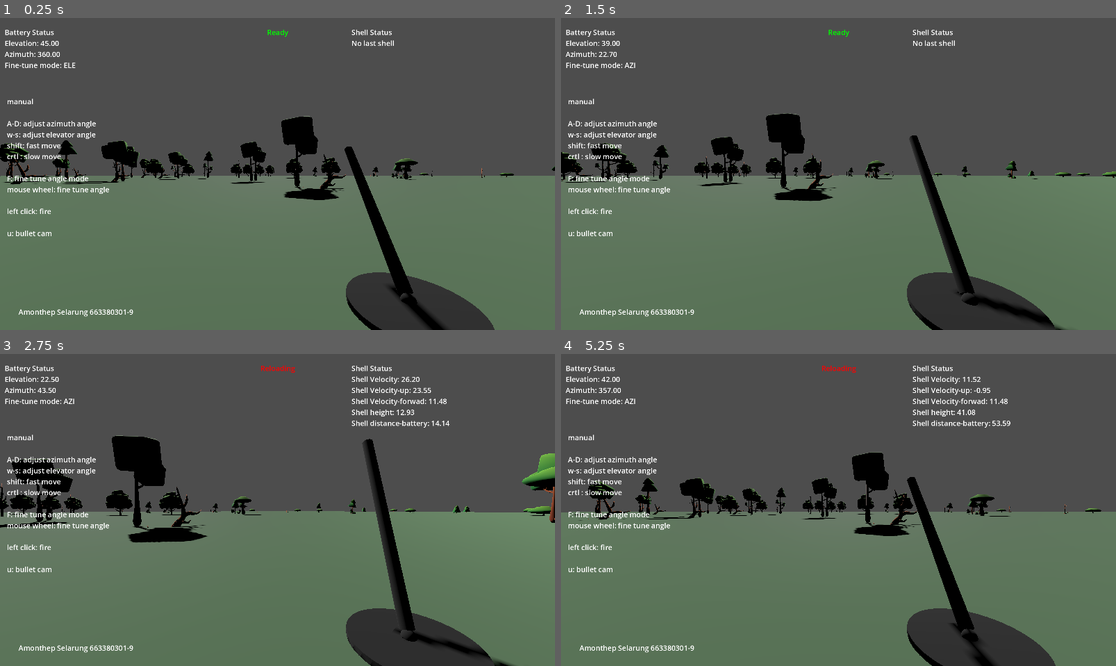
Above: before the commit, frames 1-4 (two rows, left to right).
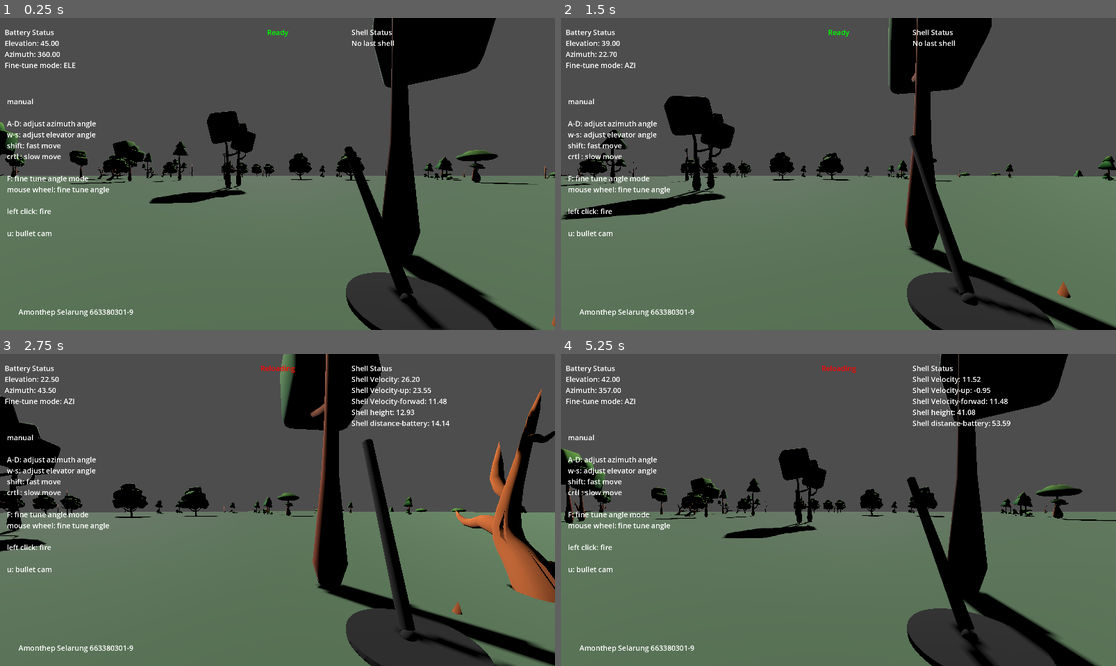
Above: after the commit, the same moments.

Repository: jimmoi/3d_game_team_god_khong_peace
Game: Godot game, scene res://main.tscn
Two runs of this game, one before a commit and one after it. Both use one fixed random seed, a clock stepped at 60 frames per second and the inputs below.
Inputs (mouse positions are in pixels of both pictures, inside the frame that each line leads up to):
- Up to frame 1 (0.25 s): no input
- Up to frame 2 (1.5 s): tap Enter at 0.5 s; move the mouse to (960, 158) at 0.52 s; hold D (right) 0.53-1.28 s; tap F (change_mode) at 0.6 s; tap Mouse wheel down (fine_tune_down) at 0.8, 1.35 s; move the mouse to (727, 189) at 1.27 s; hold S (down) from 1.28 s (still down)
- Up to frame 3 (2.75 s): tap Mouse wheel up (fine_tune_up) at 1.55, 2.1 s; move the mouse to (333, 441) at 2.02 s; release S (down) at 2.03 s; hold D (right) from 2.03 s (still down); click (333, 441) at 2.3 s
- Up to frame 4 (5.25 s): move the mouse to (810, 572) at 2.77 s; release D (right) at 2.78 s; hold W (up) 2.78-3.53 s; click (810, 572) at 2.85 s; tap U (switch_cam) at 3.05 s; move the mouse to (1005, 556) at 3.52 s; hold U (switch_cam) 3.53-4.28 s; hold A (left) 3.53-5.03 s; tap Shift at 3.8, 4.35 s; move the mouse to (672, 463) at 4.27 s; tap Ctrl at 4.55 s; move the mouse to (866, 510) at 5.02 s; hold S (down) from 5.03 s (still down); hold Ctrl from 5.03 s (still down)

The runs differ from the first frame. In frame 1, 13% of the frame differs, in the area x 0-100%, y 0-100%; in frame 2, 13%; in frame 3, 18%; in frame 4, 14%.

Commit message:
separate gun from main scene

Diff:
--- a/explosion.tscn
+++ b/explosion.tscn
@@ -7,38 +7,50 @@
 tracks/0/type = "value"
 tracks/0/imported = false
 tracks/0/enabled = true
-tracks/0/path = NodePath("pressure:scale")
+tracks/0/path = NodePath("pressure/MeshInstance3D:mesh:material:albedo_color")
 tracks/0/interp = 1
 tracks/0/loop_wrap = true
 tracks/0/keys = {
 "times": PackedFloat32Array(0),
 "transitions": PackedFloat32Array(1),
 "update": 0,
-"values": [Vector3(1, 1, 1)]
+"values": [Color(1, 0.596078, 0.156863, 0.498039)]
 }
 tracks/1/type = "value"
 tracks/1/imported = false
 tracks/1/enabled = true
-tracks/1/path = NodePath("pressure/MeshInstance3D:mesh:material:albedo_color")
+tracks/1/path = NodePath("pressure/MeshInstance3D2:mesh:material:albedo_color")
 tracks/1/interp = 1
 tracks/1/loop_wrap = true
 tracks/1/keys = {
 "times": PackedFloat32Array(0),
 "transitions": PackedFloat32Array(1),
 "update": 0,
-"values": [Color(1, 0.596078, 0.156863, 0.498039)]
+"values": [Color(0.513577, 0.513577, 0.513577, 0.0745098)]
 }
 tracks/2/type = "value"
 tracks/2/imported = false
 tracks/2/enabled = true
-tracks/2/path = NodePath("pressure/MeshInstance3D2:mesh:material:albedo_color")
+tracks/2/path = NodePath("pressure/MeshInstance3D:scale")
 tracks/2/interp = 1
 tracks/2/loop_wrap = true
 tracks/2/keys = {
 "times": PackedFloat32Array(0),
 "transitions": PackedFloat32Array(1),
 "update": 0,
-"values": [Color(0.513577, 0.513577, 0.513577, 0.0745098)]
+"values": [Vector3(1, 1, 1)]
+}
+tracks/3/type = "value"
+tracks/3/imported = false
+tracks/3/enabled = true
+tracks/3/path = NodePath("pressure/MeshInstance3D2:scale")
+tracks/3/interp = 1
+tracks/3/loop_wrap = true
+tracks/3/keys = {
+"times": PackedFloat32Array(0),
+"transitions": PackedFloat32Array(1),
+"update": 0,
+"values": [Vector3(1, 1, 1)]
 }
 
 [sub_resource type="Animation" id="Animation_7rj46"]
@@ -47,38 +59,50 @@
 tracks/0/type = "value"
 tracks/0/imported = false
 tracks/0/enabled = true
-tracks/0/path = NodePath("pressure:scale")
+tracks/0/path = NodePath("pressure/MeshInstance3D:mesh:material:albedo_color")
 tracks/0/interp = 1
 tracks/0/loop_wrap = true
 tracks/0/keys = {
-"times": PackedFloat32Array(0, 0.14),
-"transitions": PackedFloat32Array(1, 1),
-"update": 0,
-"values": [Vector3(1, 1, 1), Vector3(300, 300, 300)]
-}
-tracks/1/type = "value"
-tracks/1/imported = false
-tracks/1/enabled = true
-tracks/1/path = NodePath("pressure/MeshInstance3D:mesh:material:albedo_color")
-tracks/1/interp = 1
-tracks/1/loop_wrap = true
-tracks/1/keys = {
 "times": PackedFloat32Array(0.23, 2.55, 5),
 "transitions": PackedFloat32Array(1, 1, 1),
 "update": 0,
 "values": [Color(1, 0.596078, 0.156863, 0.498039), Color(1, 0.596078, 0.156863, 0.0392157), Color(1, 0.596078, 0.156863, 0)]
 }
+tracks/1/type = "value"
+tracks/1/imported = false
+tracks/1/enabled = true
+tracks/1/path = NodePath("pressure/MeshInstance3D2:mesh:material:albedo_color")
+tracks/1/interp = 1
+tracks/1/loop_wrap = true
+tracks/1/keys = {
+"times": PackedFloat32Array(0.23, 5),
+"transitions": PackedFloat32Array(1, 1),
+"update": 0,
+"values": [Color(1, 1, 1, 0.290196), Color(0.513726, 0.513726, 0.513726, 0)]
+}
 tracks/2/type = "value"
 tracks/2/imported = false
 tracks/2/enabled = true
-tracks/2/path = NodePath("pressure/MeshInstance3D2:mesh:material:albedo_color")
+tracks/2/path = NodePath("pressure/MeshInstance3D:scale")
 tracks/2/interp = 1
 tracks/2/loop_wrap = true
 tracks/2/keys = {
-"times": PackedFloat32Array(0.23, 5),
+"times": PackedFloat32Array(0, 0.134615),
 "transitions": PackedFloat32Array(1, 1),
 "update": 0,
-"values": [Color(0.513577, 0.513577, 0.513577, 0.0745098), Color(0.513726, 0.513726, 0.513726, 0)]
+"values": [Vector3(0.01, 0.01, 0.01), Vector3(2, 2, 2)]
+}
+tracks/3/type = "value"
+tracks/3/imported = false
+tracks/3/enabled = true
+tracks/3/path = NodePath("pressure/MeshInstance3D2:scale")
+tracks/3/interp = 1
+tracks/3/loop_wrap = true
+tracks/3/keys = {
+"times": PackedFloat32Array(0, 0.134615),
+"transitions": PackedFloat32Array(1, 1),
+"update": 0,
+"values": [Vector3(0.01, 0.01, 0.01), Vector3(5, 5, 5)]
 }
 
 [sub_resource type="AnimationLibrary" id="AnimationLibrary_vxas0"]
@@ -114,6 +138,7 @@
 }
 
 [node name="pressure" type="Node3D" parent="."]
+transform = Transform3D(300, 0, 0, 0, 300, 0, 0, 0, 300, 0, 0, 0)
 
 [node name="MeshInstance3D" type="MeshInstance3D" parent="pressure"]
 mesh = SubResource("SphereMesh_m5xho")
--- /dev/null
+++ b/gun.gd
@@ -0,0 +1,125 @@
+extends Node3D
+
+@export var default_rotation_speed = 30.0 # Use floating point for speed
+@export var min_barrel_angle = -60 # Example: Minimum angle (horizontal)
+@export var max_barrel_angle = -5 # Example: Maximum angle (vertical)
+@export var initial_barrel_angle = -45
+@export var bullet_trajectory = preload("res://trajectory.tscn")
+var explosion_effect = preload("res://explosion.tscn")
+@export var bullet_speed = 10 # m/s
+
+
+var mortar_barrel
+var mortar_muzzle
+var mortar_status = true # True is ready, False is reloading
+var rotation_speed: float
+enum fine_tune_mode {ELE, AZI}
+var current_fine_tune_mode = fine_tune_mode["ELE"]
+var mortar_barrel_length: float
+
+var last_track
+var main_cam
+var shell_cam
+
+signal fire(trajectory_obj)
+
+func _ready() -> void:
+	mortar_barrel = $mesh/body
+	mortar_muzzle = $mesh/body/mesh_muzzle
+	mortar_barrel.rotation.x = deg_to_rad(initial_barrel_angle)
+	mortar_barrel_length = mortar_barrel.get_node("mesh_barrel").mesh.height
+	main_cam = $Camera3D
+
+func _physics_process(delta: float) -> void:
+	mortar_movement(delta)
+	mortar_movement_fine()
+	mortar_barrel.rotation.x = deg_to_rad(clamp(rad_to_deg(mortar_barrel.rotation.x), min_barrel_angle, max_barrel_angle))
+	show_text()
+	fire_trajectory()
+	switch_shell_camera()
+
+func mortar_movement(delta):
+	rotation_speed = default_rotation_speed
+	if Input.is_key_pressed(KEY_SHIFT):
+		rotation_speed *= 2.0
+
+	if Input.is_key_pressed(KEY_CTRL):
+		rotation_speed *= 0.5
+
+	# --- Mortar Base Rotation (Yaw) ---
+	var delta_rotation = rotation_speed * delta
+
+	if Input.is_action_pressed("left"):
+		rotate_y(deg_to_rad(delta_rotation))
+	elif Input.is_action_pressed("right"):
+		rotate_y(deg_to_rad(-delta_rotation))
+
+	# --- Mortar Barrel Rotation (Pitch) ---
+	var barrel_rotation_amount = 0.0
+
+	if Input.is_action_pressed("up"):
+		mortar_barrel.rotate_x(deg_to_rad(-delta_rotation))
+	elif Input.is_action_pressed("down"):
+		mortar_barrel.rotate_x(deg_to_rad(delta_rotation))
+
+
+func mortar_movement_fine():
+	if Input.is_action_just_pressed("change_mode"):
+		current_fine_tune_mode = (current_fine_tune_mode+1)%len(fine_tune_mode)
+
+	match current_fine_tune_mode:
+		fine_tune_mode.AZI:
+			if Input.is_action_just_pressed("fine_tune_up"):
+				rotate_y(deg_to_rad(0.1))
+			elif Input.is_action_just_pressed("fine_tune_down"):
+				rotate_y(deg_to_rad(-0.1))
+		fine_tune_mode.ELE:
+			if Input.is_action_just_pressed("fine_tune_up"):
+				mortar_barrel.rotate_x(deg_to_rad(-0.1))
+			elif Input.is_action_just_pressed("fine_tune_down"):
+				mortar_barrel.rotate_x(deg_to_rad(0.1))
+
+func show_text():
+	var azimuth = rad_to_deg(rotation.y)
+	var elevation = -rad_to_deg(mortar_barrel.rotation.x)
+	$ui/motar_property.text = "Battery Status\n" +\
+	"Elevation: %.2f\n" % elevation +\
+	"Azimuth: %.2f\n" % (-azimuth if -azimuth > 0 else 360-azimuth) +\
+	"Fine-tune mode: %s\n" % fine_tune_mode.keys()[current_fine_tune_mode]
+	#################################
+	if mortar_status:
+		$ui/mortar_status.self_modulate = Color.GREEN
+		$ui/mortar_status.text = "Ready"
+	else:
+		$ui/mortar_status.self_modulate = Color.RED
+		$ui/mortar_status.text = "Reloading"
+	#################################
+	if last_track != null:
+		$ui/shell_status.text = "Shell Status\n" +\
+		"Shell Velocity: %.2f\n" % last_track.linear_velocity.length() +\
+		"Shell Velocity-up: %.2f\n" % last_track.linear_velocity.y +\
+		"Shell Velocity-forwad: %.2f\n" % sqrt(last_track.linear_velocity.x**2 + last_track.linear_velocity.z**2) +\
+		"Shell height: %.2f\n" % last_track.global_position.y +\
+		"Shell distance-battery: %.2f\n" % (last_track.global_position - global_position).length()
+	else:
+		$ui/shell_status.text = "Shell Status\n" +\
+		"No last shell"
+
+func fire_trajectory():
+	if Input.is_action_just_pressed("fire") and mortar_status:
+		$sfx/fire.play()
+		var bullet_obj = bullet_trajectory.instantiate()
+		last_track = bullet_obj
+		fire.emit(bullet_obj, mortar_muzzle, bullet_speed)
+		mortar_status = false
+		$reload_cool_down.start()
+
+func switch_shell_camera():
+	if (last_track != null) and Input.is_action_pressed("switch_cam"):
+		shell_cam = last_track.get_node("camera")
+		shell_cam.make_current()
+	else:
+		main_cam.make_current()
+
+func _on_reload_cool_down_timeout() -> void:
+	mortar_status = true
--- /dev/null
+++ b/gun.tscn
@@ -0,0 +1,144 @@
+[gd_scene load_steps=8 format=3 uid="uid://dp3f61ycbc01a"]
+
+[ext_resource type="AudioStream" uid="uid://w27jdrs0dwtf" path="res://sound/powerful-cannon-shot.mp3" id="1_dk5gl"]
+[ext_resource type="Script" uid="uid://qaybsva0k5he" path="res://gun.gd" id="1_kw0bs"]
+
+[sub_resource type="StandardMaterial3D" id="StandardMaterial3D_0xm2m"]
+albedo_color = Color(0.180933, 0.180933, 0.180933, 1)
+
+[sub_resource type="CylinderMesh" id="CylinderMesh_8iju2"]
+material = SubResource("StandardMaterial3D_0xm2m")
+custom_aabb = AABB(0, 0, 0, 11.92, 0, 0)
+top_radius = 0.06
+bottom_radius = 0.06
+
+[sub_resource type="SphereMesh" id="SphereMesh_7vd5q"]
+material = SubResource("StandardMaterial3D_0xm2m")
+radius = 0.06
+height = 0.12
+
+[sub_resource type="CylinderMesh" id="CylinderMesh_pr6yj"]
+material = SubResource("StandardMaterial3D_0xm2m")
+height = 0.1
+
+[sub_resource type="Theme" id="Theme_8iju2"]
+default_font_size = 25
+
+[node name="gun" type="Node3D"]
+script = ExtResource("1_kw0bs")
+metadata/_edit_group_ = true
+
+[node name="Camera3D" type="Camera3D" parent="."]
+transform = Transform3D(1, 0, 0, 0, 1, 0, 0, 0, 1, -1.1061, 1.12092, 1.71298)
+
+[node name="mesh" type="Node3D" parent="."]
+
+[node name="body" type="Node3D" parent="mesh"]
+transform = Transform3D(1, 0, 0, 0, 1, 0, 0, 0, 1, 0, 0.0492664, 0)
+
+[node name="mesh_barrel" type="MeshInstance3D" parent="mesh/body"]
+transform = Transform3D(1, 0, 0, 0, 1, 0, 0, 0, 1, 0, 1.05826, 0)
+mesh = SubResource("CylinderMesh_8iju2")
+skeleton = NodePath("")
+
+[node name="mesh_joint" type="MeshInstance3D" parent="mesh/body"]
+transform = Transform3D(1, 0, 0, 0, 1, 0, 0, 0, 1, 0, 0.00342095, 0)
+mesh = SubResource("SphereMesh_7vd5q")
+
+[node name="mesh_muzzle" type="MeshInstance3D" parent="mesh/body"]
+transform = Transform3D(1, 0, 0, 0, 1, 0, 0, 0, 1, 0.00161278, 2.1708, -0.00156558)
+visible = false
+mesh = SubResource("SphereMesh_7vd5q")
+skeleton = NodePath("../mesh_joint")
+
+[node name="mesh_base" type="MeshInstance3D" parent="mesh"]
+mesh = SubResource("CylinderMesh_pr6yj")
+
+[node name="reload_cool_down" type="Timer" parent="."]
+wait_time = 3.5
+one_shot = true
+
+[node name="sfx" type="Node" parent="."]
+
+[node name="fire" type="AudioStreamPlayer" parent="sfx"]
+stream = ExtResource("1_dk5gl")
+
+[node name="ui" type="Control" parent="."]
+layout_mode = 3
+anchors_preset = 15
+anchor_right = 1.0
+anchor_bottom = 1.0
+grow_horizontal = 2
+grow_vertical = 2
+size_flags_horizontal = 4
+size_flags_vertical = 4
+theme = SubResource("Theme_8iju2")
+
+[node name="motar_property" type="Label" parent="ui"]
+layout_mode = 1
+offset_left = 16.0
+offset_top = 32.0
+offset_right = 153.0
+offset_bottom = 101.0
+text = "ABC"
+
+[node name="mortar_status" type="Label" parent="ui"]
+layout_mode = 1
+anchors_preset = 5
+anchor_left = 0.5
+anchor_right = 0.5
+offset_left = -24.0
+offset_top = 32.0
+offset_right = 25.0
+offset_bottom = 67.0
+grow_horizontal = 2
+text = "ABC"
+
+[node name="shell_status" type="Label" parent="ui"]
+layout_mode = 1
+anchors_preset = 1
+anchor_left = 1.0
+anchor_right = 1.0
+offset_left = -704.0
+offset_top = 32.0
+offset_right = -16.0
+offset_bottom = 192.0
+grow_horizontal = 0
+text = "ABC"
+
+[node name="Label" type="Label" parent="ui"]
+layout_mode = 0
+offset_left = 64.0
+offset_top = 1000.0
+offset_right = 113.0
+offset_bottom = 1035.0
+text = "Amonthep Selarung 663380301-9"
+
+[node name="manual" type="Label" parent="ui"]
+layout_mode = 1
+anchors_preset = 8
+anchor_left = 0.5
+anchor_top = 0.5
+anchor_right = 0.5
+anchor_bottom = 0.5
+offset_left = -936.0
+offset_top = -268.0
+offset_right = -498.0
+offset_bottom = 299.0
+grow_horizontal = 2
+grow_vertical = 2
+text = "manual
+
+A-D: adjust azimuth angle
+w-s: adjust elevator angle
+shift: fast move
+crtl : slow move
+
+F: fine tune angle mode
+mouse wheel: fine tune angle
+
+left click: fire
+
+u: bullet cam"
+
+[connection signal="timeout" from="reload_cool_down" to="." method="_on_reload_cool_down_timeout"]
--- a/main.gd
+++ b/main.gd
@@ -1,134 +1,25 @@
 extends Node3D
 
-@export var default_rotation_speed = 30.0 # Use floating point for speed
-@export var min_barrel_angle = -60 # Example: Minimum angle (horizontal)
-@export var max_barrel_angle = -5 # Example: Maximum angle (vertical)
-@export var initial_barrel_angle = -45
-@export var bullet_trajectory = preload("res://trajectory.tscn")
-var explosion_effect = preload("res://explosion.tscn")
-@export var bullet_speed = 10 # m/s
 
-var mortar
-var mortar_barrel
-var mortar_muzzle
-var mortar_status = true # True is ready, False is reloading
-var rotation_speed: float
-enum fine_tune_mode {ELE, AZI}
-var current_fine_tune_mode = fine_tune_mode["ELE"]
-var mortar_barrel_length: float
-
-var last_track
-var main_cam
-var shell_cam
-
+# Called when the node enters the scene tree for the first time.
 func _ready() -> void:
-	mortar = $motar
-	mortar_barrel = $motar/mesh/body
-	mortar_muzzle = $motar/mesh/body/mesh_muzzle
-	mortar_barrel.rotation.x = deg_to_rad(initial_barrel_angle)
-	mortar_barrel_length = mortar_barrel.get_node("mesh_barrel").mesh.height
-	main_cam = $motar/Camera3D
-
-func _physics_process(delta: float) -> void:
-	mortar_movement(delta)
-	mortar_movement_fine()
-	mortar_barrel.rotation.x = deg_to_rad(clamp(rad_to_deg(mortar_barrel.rotation.x), min_barrel_angle, max_barrel_angle))
-	show_text()
-	fire_trajectory()
-	switch_shell_camera()
-
-func mortar_movement(delta):
-	rotation_speed = default_rotation_speed
-	if Input.is_key_pressed(KEY_SHIFT):
-		rotation_speed *= 2.0
-
-	if Input.is_key_pressed(KEY_CTRL):
-		rotation_speed *= 0.5
-
-	# --- Mortar Base Rotation (Yaw) ---
-	var delta_rotation = rotation_speed * delta
-
-	if Input.is_action_pressed("left"):
-		mortar.rotate_y(deg_to_rad(delta_rotation))
-	elif Input.is_action_pressed("right"):
-		mortar.rotate_y(deg_to_rad(-delta_rotation))
-
-	# --- Mortar Barrel Rotation (Pitch) ---
-	var barrel_rotation_amount = 0.0
-
-	if Input.is_action_pressed("up"):
-		mortar_barrel.rotate_x(deg_to_rad(-delta_rotation))
-	elif Input.is_action_pressed("down"):
-		mortar_barrel.rotate_x(deg_to_rad(delta_rotation))
+	pass # Replace with function body.
 
 
-func mortar_movement_fine():
-	if Input.is_action_just_pressed("change_mode"):
-		current_fine_tune_mode = (current_fine_tune_mode+1)%len(fine_tune_mode)
+# Called every frame. 'delta' is the elapsed time since the previous frame.
+func _process(delta: float) -> void:
+	pass
 
-	match current_fine_tune_mode:
-		fine_tune_mode.AZI:
-			if Input.is_action_just_pressed("fine_tune_up"):
-				mortar.rotate_y(deg_to_rad(0.1))
-			elif Input.is_action_just_pressed("fine_tune_down"):
-				mortar.rotate_y(deg_to_rad(-0.1))
-		fine_tune_mode.ELE:
-			if Input.is_action_just_pressed("fine_tune_up"):
-				mortar_barrel.rotate_x(deg_to_rad(-0.1))
-			elif Input.is_action_just_pressed("fine_tune_down"):
-				mortar_barrel.rotate_x(deg_to_rad(0.1))
-	pass
-func show_text():
-	var azimuth = rad_to_deg(mortar.rotation.y)
-	var elevation = -rad_to_deg(mortar_barrel.rotation.x)
-	$ui/motar_property.text = "Battery Status\n" +\
-	"Elevation: %.2f\n" % elevation +\
-	"Azimuth: %.2f\n" % (-azimuth if -azimuth > 0 else 360-azimuth) +\
-	"Fine-tune mode: %s\n" % fine_tune_mode.keys()[current_fine_tune_mode]
-	#################################
-	if mortar_status:
-		$ui/mortar_status.self_modulate = Color.GREEN
-		$ui/mortar_status.text = "Ready"
-	else:
-		$ui/mortar_status.self_modulate = Color.RED
-		$ui/mortar_status.text = "Reloading"
-	#################################
-	if last_track != null:
-		$ui/shell_status.text = "Shell Status\n" +\
-		"Shell Velocity: %.2f\n" % last_track.linear_velocity.length() +\
-		"Shell Velocity-up: %.2f\n" % last_track.linear_velocity.y +\
-		"Shell Velocity-forwad: %.2f\n" % sqrt(last_track.linear_velocity.x**2 + last_track.linear_velocity.z**2) +\
-		"Shell height: %.2f\n" % last_track.global_position.y +\
-		"Shell distance-battery: %.2f\n" % (last_track.global_position - mortar.global_position).length()
-	else:
-		$ui/shell_status.text = "Shell Status\n" +\
-		"No last shell"
-func fire_trajectory():
-	if Input.is_action_just_pressed("fire") and mortar_status:
-		$sfx/fire.play()
-		var bullet_obj = bullet_trajectory.instantiate()
-		bullet_obj.explode.connect(create_explosion)
-		last_track = bullet_obj
-		add_child(bullet_obj)
 
-		bullet_obj.global_transform = mortar_muzzle.global_transform
-		var forward_vector: Vector3 = bullet_obj.global_transform.basis.y
-		bullet_obj.linear_velocity = forward_vector * bullet_speed
-		mortar_status = false
-		$reload_cool_down.start()
+func _on_gun_fire(bullet_obj, muzzle, bullet_speed) -> void:
+	bullet_obj.hit.connect(_on_explode)
+	add_child(bullet_obj)
+	bullet_obj.global_transform = muzzle.global_transform
+	var forward_vector: Vector3 = bullet_obj.global_transform.basis.y
+	bullet_obj.linear_velocity = forward_vector * bullet_speed
 
-func switch_shell_camera():
-	if (last_track != null) and Input.is_action_pressed("switch_cam"):
-		shell_cam = last_track.get_node("camera")
-		shell_cam.make_current()
-	else:
-		main_cam.make_current()
-
-func _on_reload_cool_down_timeout() -> void:
-	mortar_status = true
-
-func create_explosion(position):
-	$sfx/explode.play()
-	var explosion = explosion_effect.instantiate()
-	explosion.global_position = position
-	add_child(explosion)
+func _on_explode(explosion_sfx, explosion_effect, hit_position):
+	add_child(explosion_sfx)
+	explosion_sfx.play()
+	add_child(explosion_effect)
+	explosion_effect.global_position = hit_position
--- a/main.tscn
+++ b/main.tscn
@@ -9,8 +9,7 @@
 [ext_resource type="PackedScene" uid="uid://bdh1m8lypw42y" path="res://KayKit_Forest/Assets/fbx/Tree_3_B_Color1.fbx" id="7_ycdy4"]
 [ext_resource type="PackedScene" uid="uid://54aakc706a3v" path="res://KayKit_Forest/Assets/fbx/Tree_4_A_Color1.fbx" id="8_w48qg"]
 [ext_resource type="PackedScene" uid="uid://c5qqxgcxodpwh" path="res://KayKit_Forest/Assets/fbx/Tree_3_C_Color1.fbx" id="9_vivmo"]
-[ext_resource type="AudioStream" uid="uid://w27jdrs0dwtf" path="res://sound/powerful-cannon-shot.mp3" id="10_efxa6"]
-[ext_resource type="AudioStream" uid="uid://bccnsi8vbuull" path="res://sound/large-underwater-explosion.mp3" id="11_dg77c"]
+[ext_resource type="PackedScene" uid="uid://dp3f61ycbc01a" path="res://gun.tscn" id="10_4c57u"]
 
 [sub_resource type="BoxShape3D" id="BoxShape3D_lquwl"]
 size = Vector3(300, 5, 300)
@@ -22,30 +21,8 @@
 material = SubResource("StandardMaterial3D_7mycd")
 size = Vector3(300, 5, 300)
 
-[sub_resource type="Theme" id="Theme_ig7tw"]
-default_font_size = 25
-
-[sub_resource type="StandardMaterial3D" id="StandardMaterial3D_0xm2m"]
-albedo_color = Color(0.180933, 0.180933, 0.180933, 1)
-
-[sub_resource type="CylinderMesh" id="CylinderMesh_h2yge"]
-material = SubResource("StandardMaterial3D_0xm2m")
-custom_aabb = AABB(0, 0, 0, 11.92, 0, 0)
-top_radius = 0.06
-bottom_radius = 0.06
-
-[sub_resource type="SphereMesh" id="SphereMesh_ig7tw"]
-material = SubResource("StandardMaterial3D_0xm2m")
-radius = 0.06
-height = 0.12
-
-[sub_resource type="CylinderMesh" id="CylinderMesh_1bvp3"]
-material = SubResource("StandardMaterial3D_0xm2m")
-height = 0.1
-
 [node name="main" type="Node3D"]
 script = ExtResource("1_ig7tw")
-bullet_speed = 30
 
 [node name="world" type="Node3D" parent="."]
 transform = Transform3D(1, 0, 0, 0, 1, 0, 0, 0, 1, 0, -2.5, 0)
@@ -378,122 +355,9 @@
 transform = Transform3D(1, 0, 0, 0, -0.798688, 0.601745, 0, -0.601745, -0.798688, 0, 69.6701, 0)
 shadow_enabled = true
 
-[node name="ui" type="Control" parent="."]
-layout_mode = 3
-anchors_preset = 15
-anchor_right = 1.0
-anchor_bottom = 1.0
-grow_horizontal = 2
-grow_vertical = 2
-size_flags_horizontal = 4
-size_flags_vertical = 4
-theme = SubResource("Theme_ig7tw")
-
-[node name="motar_property" type="Label" parent="ui"]
-layout_mode = 1
-offset_left = 16.0
-offset_top = 32.0
-offset_right = 153.0
-offset_bottom = 101.0
-text = "ABC"
-
-[node name="mortar_status" type="Label" parent="ui"]
-layout_mode = 1
-anchors_preset = 5
-anchor_left = 0.5
-anchor_right = 0.5
-offset_left = -24.0
-offset_top = 32.0
-offset_right = 25.0
-offset_bottom = 67.0
-grow_horizontal = 2
-text = "ABC"
-
-[node name="shell_status" type="Label" parent="ui"]
-layout_mode = 1
-anchors_preset = 1
-anchor_left = 1.0
-anchor_right = 1.0
-offset_left = -704.0
-offset_top = 32.0
-offset_right = -16.0
-offset_bottom = 192.0
-grow_horizontal = 0
-text = "ABC"
-
-[node name="Label" type="Label" parent="ui"]
-layout_mode = 0
-offset_left = 64.0
-offset_top = 1000.0
-offset_right = 113.0
-offset_bottom = 1035.0
-text = "Amonthep Selarung 663380301-9"
-
-[node name="manual" type="Label" parent="ui"]
-layout_mode = 1
-anchors_preset = 8
-anchor_left = 0.5
-anchor_top = 0.5
-anchor_right = 0.5
-anchor_bottom = 0.5
-offset_left = -936.0
-offset_top = -268.0
-offset_right = -498.0
-offset_bottom = 299.0
-grow_horizontal = 2
-grow_vertical = 2
-text = "manual
-
-A-D: adjust azimuth angle
-w-s: adjust elevator angle
-shift: fast move
-crtl : slow move
-
-F: fine tune angle mode
-mouse wheel: fine tune angle
-
-left click: fire
-
-u: bullet cam"
-
-[node name="motar" type="Node3D" parent="."]
-
-[node name="Camera3D" type="Camera3D" parent="motar"]
-transform = Transform3D(1, 0, 0, 0, 1, 0, 0, 0, 1, -1.1061, 1.12092, 1.71298)
-
-[node name="mesh" type="Node3D" parent="motar"]
-
-[node name="body" type="Node3D" parent="motar/mesh"]
-transform = Transform3D(1, 0, 0, 0, 1, 0, 0, 0, 1, 0, 0.0492664, 0)
-
-[node name="mesh_barrel" type="MeshInstance3D" parent="motar/mesh/body"]
-transform = Transform3D(1, 0, 0, 0, 1, 0, 0, 0, 1, 0, 1.05826, 0)
-mesh = SubResource("CylinderMesh_h2yge")
-skeleton = NodePath("")
-
-[node name="mesh_joint" type="MeshInstance3D" parent="motar/mesh/body"]
-transform = Transform3D(1, 0, 0, 0, 1, 0, 0, 0, 1, 0, 0.00342095, 0)
-mesh = SubResource("SphereMesh_ig7tw")
-
-[node name="mesh_muzzle" type="MeshInstance3D" parent="motar/mesh/body"]
-transform = Transform3D(1, 0, 0, 0, 1, 0, 0, 0, 1, 0.00161278, 2.1708, -0.00156558)
-visible = false
-mesh = SubResource("SphereMesh_ig7tw")
-skeleton = NodePath("../mesh_joint")
-
-[node name="mest_base" type="MeshInstance3D" parent="motar/mesh"]
-mesh = SubResource("CylinderMesh_1bvp3")
-
-[node name="reload_cool_down" type="Timer" parent="."]
-wait_time = 3.5
-one_shot = true
-
-[node name="sfx" type="Node" parent="."]
-
-[node name="fire" type="AudioStreamPlayer" parent="sfx"]
-stream = ExtResource("10_efxa6")
-
-[node name="explode" type="AudioStreamPlayer" parent="sfx"]
-stream = ExtResource("11_dg77c")
-
-[connection signal="timeout" from="reload_cool_down" to="." method="_on_reload_cool_down_timeout"]
+[node name="gun" parent="." instance=ExtResource("10_4c57u")]
+transform = Transform3D(1, 0, 0, 0, 1, 0, 0, 0, 1, 0, 0, -15)
+min_barrel_angle = -80
+bullet_speed = 30
+
+[connection signal="fire" from="gun" to="." method="_on_gun_fire"]
--- a/trajectory.gd
+++ b/trajectory.gd
@@ -1,9 +1,17 @@
 extends RigidBody3D
 
-signal explode(position)
+var explode_effect_scene = preload("res://explosion.tscn")
+var explode_effect
+var explode_sfx_sound = preload("res://sound/large-underwater-explosion.mp3")
+var explode_sfx
+
+signal hit(sfx, effect, hit_position)
 
 func _init() -> void:
 	mass = 4 # kg
+	explode_effect = explode_effect_scene.instantiate()
+	explode_sfx = AudioStreamPlayer3D.new()
+	explode_sfx.stream = explode_sfx_sound
 
 func _physics_process(delta: float) -> void:
 
@@ -25,7 +33,6 @@
 
 
 func _integrate_forces(state):
-	if $mesh.visible==true:
-		if state.get_contact_count() > 0:
-			explode.emit(global_position)
-			queue_free()
+	if state.get_contact_count() > 0:
+		hit.emit(explode_sfx, explode_effect, global_position)
+		queue_free()
--- a/trajectory.tscn
+++ b/trajectory.tscn
@@ -1,6 +1,7 @@
-[gd_scene load_steps=9 format=3 uid="uid://bhd0v5nlw8ekn"]
+[gd_scene load_steps=10 format=3 uid="uid://bhd0v5nlw8ekn"]
 
 [ext_resource type="Script" uid="uid://bl554xldyk3cb" path="res://trajectory.gd" id="1_qmsch"]
+[ext_resource type="AudioStream" uid="uid://bccnsi8vbuull" path="res://sound/large-underwater-explosion.mp3" id="3_ggpst"]
 
 [sub_resource type="StandardMaterial3D" id="StandardMaterial3D_qmsch"]
 albedo_color = Color(0.832644, 0.549894, 0.0658648, 1)
@@ -72,3 +73,8 @@
 
 [node name="camera" type="Camera3D" parent="."]
 transform = Transform3D(-1, 0, -8.74228e-08, 0, 1, 0, 8.74228e-08, 0, -1, 0, 0, -4.055)
+
+[node name="sfx" type="Node" parent="."]
+
+[node name="explode" type="AudioStreamPlayer" parent="sfx"]
+stream = ExtResource("3_ggpst")
Not shown, added: gun.gd.uid
Not shown, changed: main.gd.uid
Not shown: 1 places in main.tscn that only renumber resources
